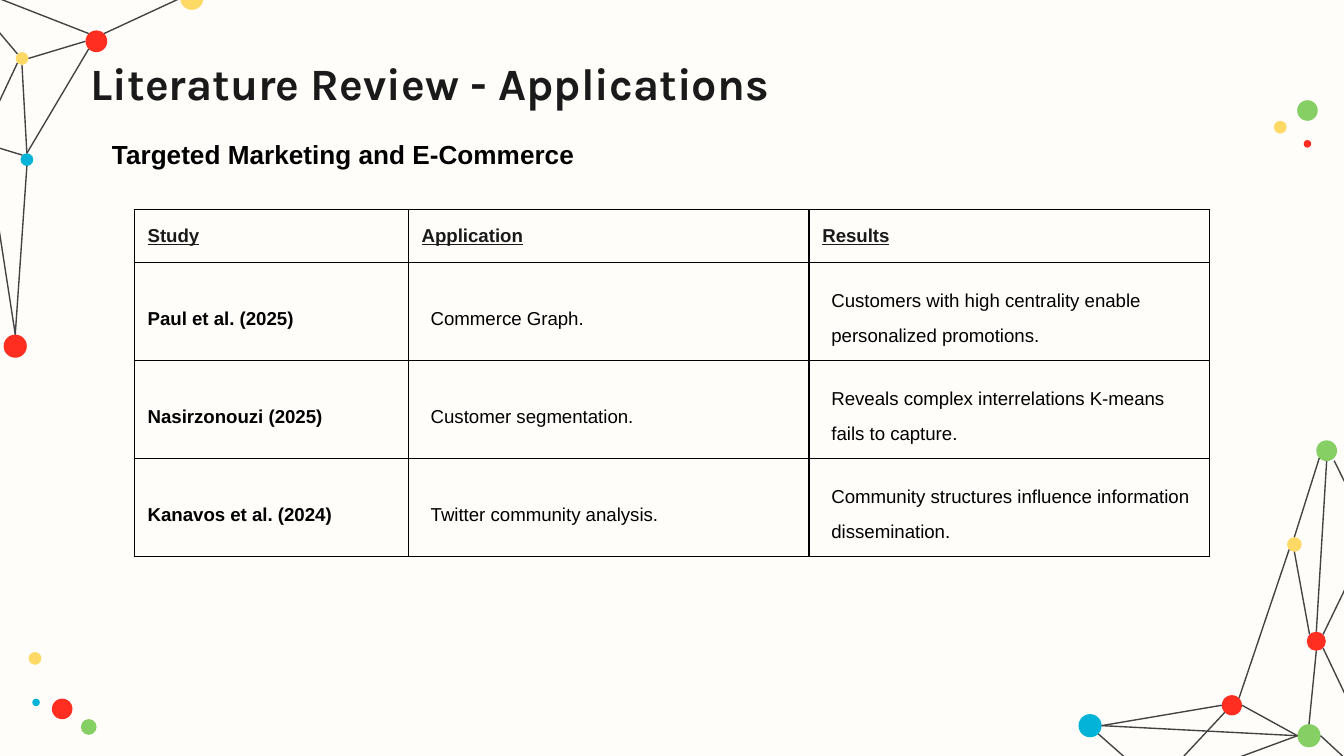
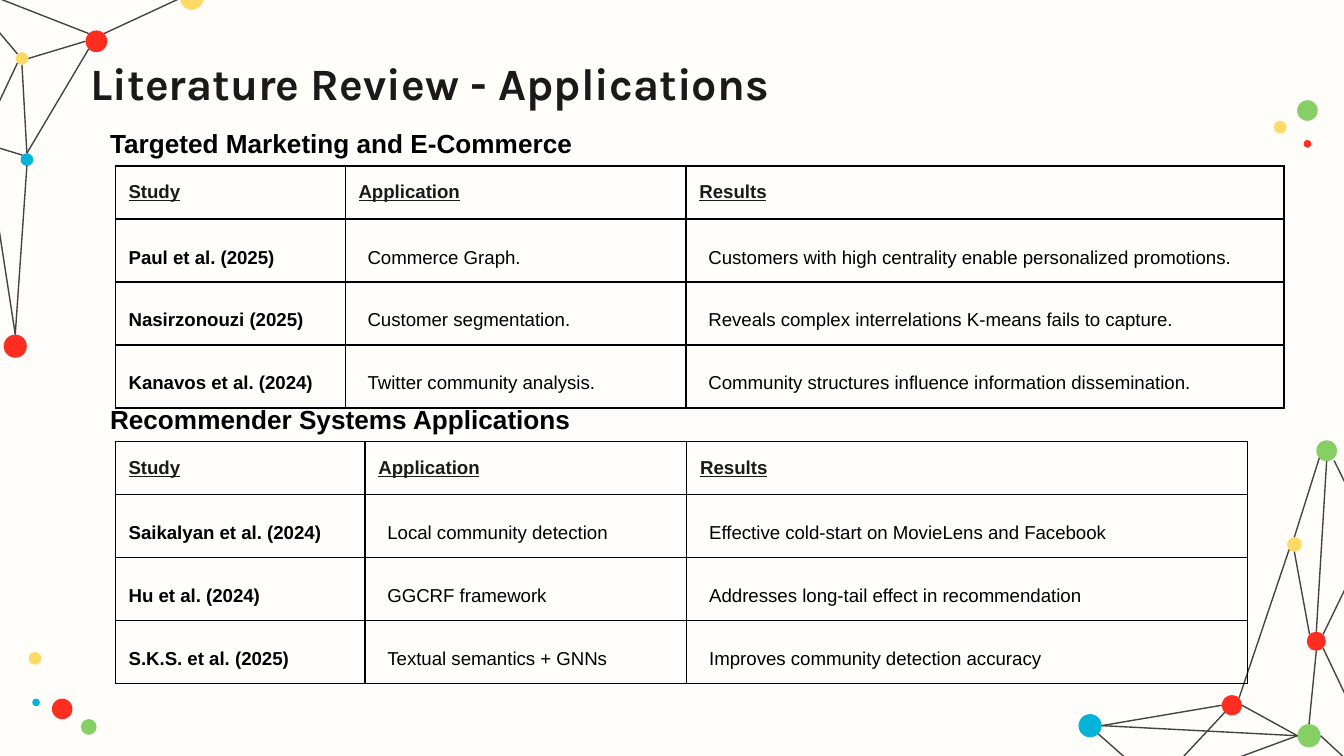
Before and after one commit to hamzamdn077/Master-Project, a slide deck: slide 12 of presentation.pptx (slide 16 before the commit). Drawn at 1344x756 pixels with LibreOffice and Linux fonts; fonts in the diff are those of the drawing. Boxes give left, top, right and bottom in pixels: in the first picture for what was removed or moved away, otherwise in the second. Text is boxed around its words. In the diff, an @@ line names an element or a change of style, - is before the commit and + after.

```diff
--- a/presentation.pptx
+++ b/presentation.pptx
@@ text "Targeted Marketing and E-Commerce": place and size @@
-text "Targeted Marketing and E-Commerce" at (112, 145, 573, 169)
+text "Targeted Marketing and E-Commerce" at (110, 134, 571, 159)
@@ table: place and size @@
-table at (134, 210, 1210, 547)
+table at (116, 165, 1285, 397)
@@ text added at (110, 407, 570, 434), 14 pt, text #000000, bold @@
+Recommender Systems Applications
@@ table added at (116, 442, 1247, 673), 4 rows, 3 columns @@
+Study | Application | Results
+Saikalyan et al. (2024) | Local community detection | Effective cold-start on MovieLens and Facebook
+Hu et al. (2024) | GGCRF framework | Addresses long-tail effect in recommendation
+S.K.S. et al. (2025) | Textual semantics + GNNs | Improves community detection accuracy
```
Also in this commit, not shown: 11 other slides changed, 1 slide added, 12 slides removed, 3 other files.
